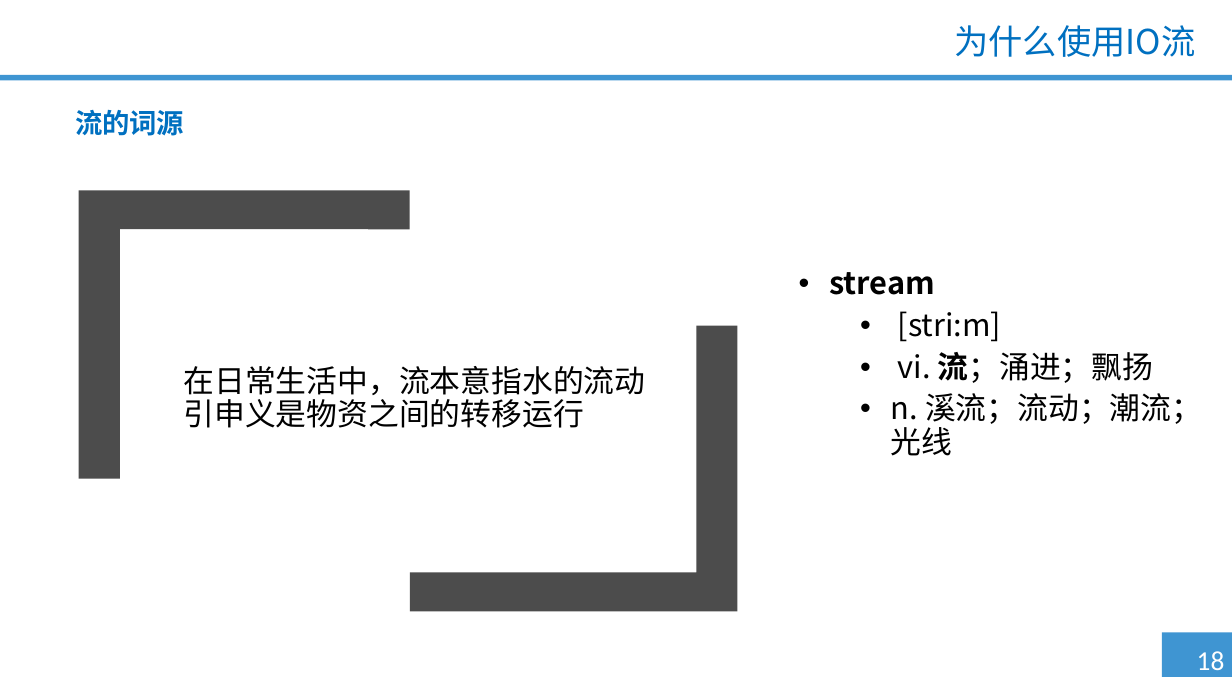
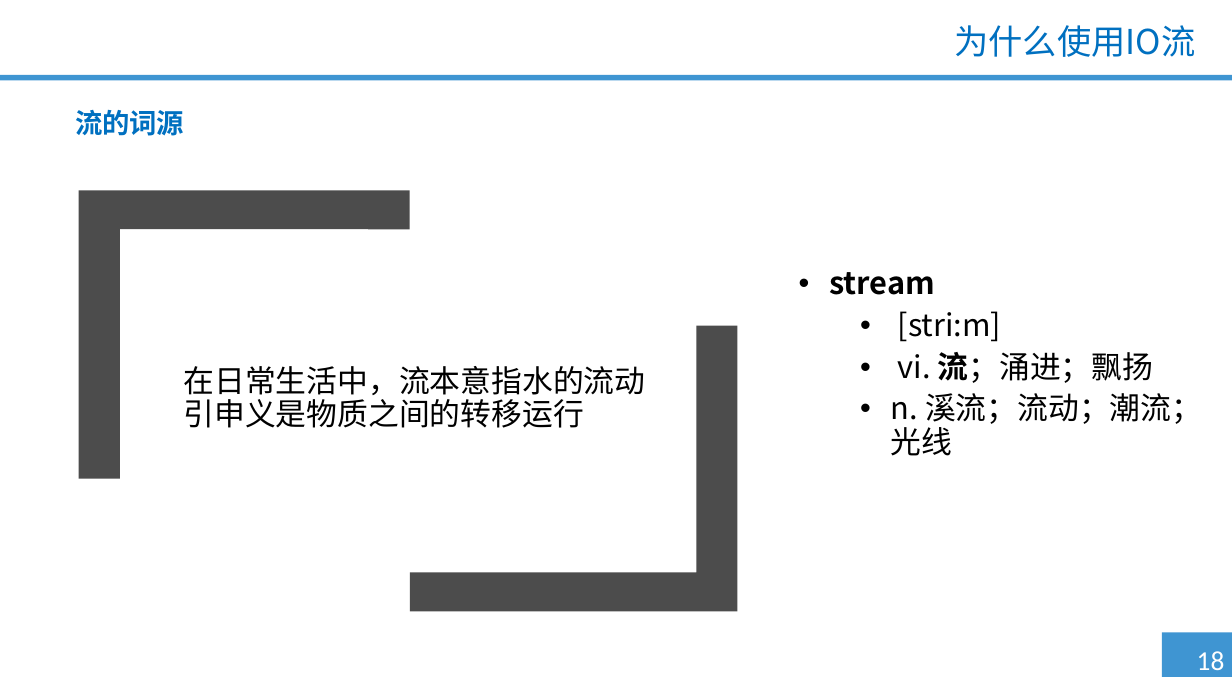
Before and after one commit to qzc70919700/--Java-, a slide deck: slide 18 of 第七单元 IO流（一）/1.0.0.0/PPT/第七单元 IO流（一）.pptx. Drawn at 1232x693 pixels with LibreOffice and Linux fonts; fonts in the diff are those of the drawing; background and template pictures are left out. Boxes give left, top, right and bottom in pixels: in the first picture for what was removed or moved away, otherwise in the second. Text is boxed around its words. In the diff, an @@ line names an element or a change of style, - is before the commit and + after.

```diff
--- a/第七单元 IO流（一）/1.0.0.0/PPT/第七单元 IO流（一）.pptx
+++ b/第七单元 IO流（一）/1.0.0.0/PPT/第七单元 IO流（一）.pptx
@@ text at bbox=[184, 366, 646, 428]: text changed @@
-    在日常生活中，流本意指水的流动引申义是物资之间的转移运行
+    在日常生活中，流本意指水的流动引申义是物质之间的转移运行
```
Also in this commit, not shown: 13 other slides changed, 1 other file.
